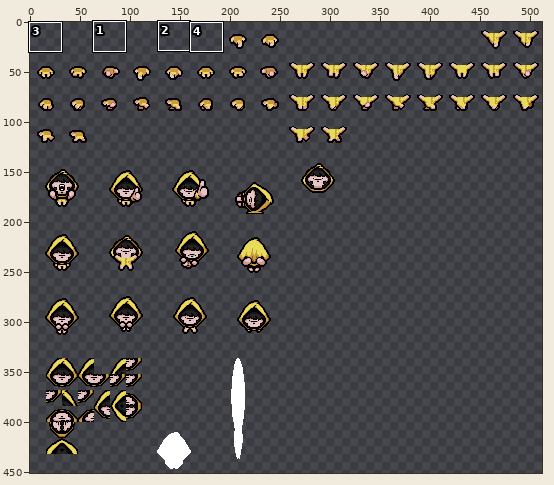
Two states of a sprite sheet, resources/gfx/characters/costumes/character_six.png. Above: a wide view before the commit, with the close-up outlined.
Close-up. Earlier state:
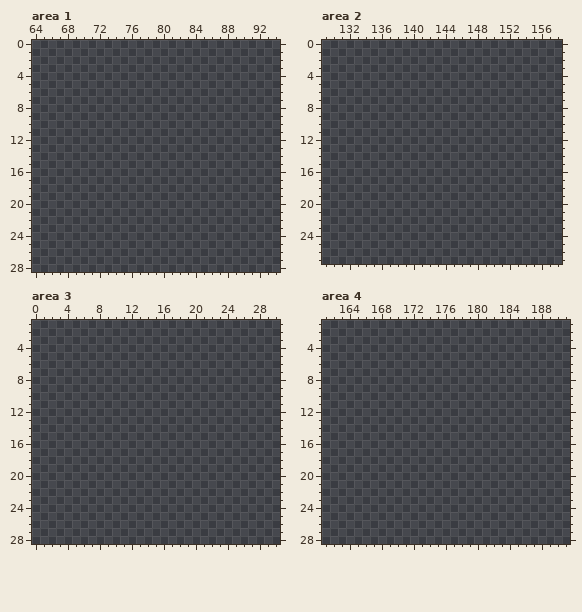
The file is 512x512 pixels. Colours within 5 levels of each other are drawn and written as one. Shown: area 1: x 64..94, y 0..28; area 2: x 129..158, y 0..27; area 3: x 0..30, y 1..28; area 4: x 161..191, y 1..28. The wide view leaves out empty margins. The commit also changed other parts of the picture, which this record leaves out.
Palette (. is transparent): 
And afterwards:
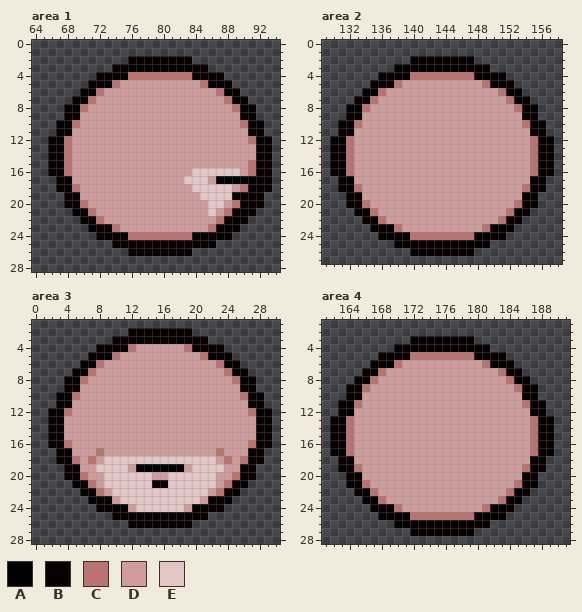
Colours new in this view: A #000000  B #080000  C #b97371  D #cf9c9b  E #e3c6c5
The edit:
Changed rows in their new state; - is an unchanged pixel.
Area 1:
first column x 66:
 2 ----------BBBBBBBB----------
 3 --------BBBBBBBBBBBB--------
 4 ------BBBBCCCCCCCCBBBB------
 5 -----BBBCDDDDDDDDDDCBBB-----
 6 ----BBCDDDDDDDDDDDDDDCBB----
 7 ---BBCDDDDDDDDDDDDDDDDCBB---
 8 --BBCDDDDDDDDDDDDDDDDDDCBB--
 9 --BBDDDDDDDDDDDDDDDDDDDDBB--
10 -BBCDDDDDDDDDDDDDDDDDDDDCBB-
11 -BBDDDDDDDDDDDDDDDDDDDDDDBB-
12 BBCDDDDDDDDDDDDDDDDDDDDDDCBB
13 BBCDDDDDDDDDDDDDDDDDDDDDDDBB
14 BBCDDDDDDDDDDDDDDDDDDDDDDDBB
15 BBCDDDDDDDDDDDDDDDDDDDDDDCBB
16 BBCDDDDDDDDDDDDDDDEEEEEEDCBB
17 -BBDDDDDDDDDDDDDDEEEDAAAAABB
18 -BBCDDDDDDDDDDDDDDEEEEEDCBBB
19 --BBDDDDDDDDDDDDDDDEEEEBBBB-
20 --BBCDDDDDDDDDDDDDDDEEDCBBB-
21 ---BBCDDDDDDDDDDDDDDEDCBBB--
22 ----BBCDDDDDDDDDDDDDDCBBB---
23 -----BBBCDDDDDDDDDDDCBBB----
24 ------BBBBCCCCCCCCBBBBB-----
25 --------BBBBBBBBBBBBB-------
26 ----------BBBBBBBB----------
Area 2:
first column x 130:
 2 ----------BBBBBBBB----------
 3 --------BBBBBBBBBBBB--------
 4 ------BBBBCCCCCCCCBBBB------
 5 -----BBBCDDDDDDDDDDCBBB-----
 6 ----BBCDDDDDDDDDDDDDDCBB----
 7 ---BBCDDDDDDDDDDDDDDDDCBB---
 8 --BBCDDDDDDDDDDDDDDDDDDCBB--
 9 --BBDDDDDDDDDDDDDDDDDDDDBB--
10 -BBCDDDDDDDDDDDDDDDDDDDDCBB-
11 -BBDDDDDDDDDDDDDDDDDDDDDDBB-
12 BBCDDDDDDDDDDDDDDDDDDDDDDCBB
13 BBCDDDDDDDDDDDDDDDDDDDDDDCBB
14 BBCDDDDDDDDDDDDDDDDDDDDDDCBB
15 BBCDDDDDDDDDDDDDDDDDDDDDDCBB
16 BBCDDDDDDDDDDDDDDDDDDDDDDCBB
17 -BBDDDDDDDDDDDDDDDDDDDDDDBB-
18 -BBCDDDDDDDDDDDDDDDDDDDDCBB-
19 --BBDDDDDDDDDDDDDDDDDDDDBB--
20 --BBCDDDDDDDDDDDDDDDDDDCBB--
21 ---BBCDDDDDDDDDDDDDDDDCBB---
22 ----BBCDDDDDDDDDDDDDDCBB----
23 -----BBBCDDDDDDDDDDCBBB-----
24 ------BBBBCCCCCCCCBBBB------
25 --------BBBBBBBBBBBB--------
26 ----------BBBBBBBB----------
Area 3:
first column x 2:
 2 ----------BBBBBBBB----------
 3 --------BBBBBBBBBBBB--------
 4 ------BBBBCDDDDDDCBBBB------
 5 -----BBBCDDDDDDDDDDCBBB-----
 6 ----BBCDDDDDDDDDDDDDDCBB----
 7 ---BBCDDDDDDDDDDDDDDDDCBB---
 8 --BBCDDDDDDDDDDDDDDDDDDCBB--
 9 --BBDDDDDDDDDDDDDDDDDDDDBB--
10 -BBCDDDDDDDDDDDDDDDDDDDDCBB-
11 -BBDDDDDDDDDDDDDDDDDDDDDDBB-
12 BBCDDDDDDDDDDDDDDDDDDDDDDCBB
13 BBDDDDDDDDDDDDDDDDDDDDDDDDBB
14 BBDDDDDDDDDDDDDDDDDDDDDDDDBB
15 BBDDDDDDDDDDDDDDDDDDDDDDDDBB
16 BBCDDDDDDDDDDDDDDDDDDDDDDCBB
17 -BBDDDCDDDDDDDDDDDDDDCDDDBB-
18 -BBCDCDEEEEEEEEEEEEEEDCDCBB-
19 --BBDDEEEEDAAAAAADEEEEDDBB--
20 --BBCDDEEEEEEDDEEEEEEDDCBB--
21 ---BBCDEEEEEEAAEEEEEEDCBB---
22 ----BBCDEEEEEEEEEEEEDCBB----
23 -----BBBDEEEEEEEEEEDBBB-----
24 ------BBBBDEEEEEEDBBBB------
25 --------BBBBBBBBBBBB--------
26 ----------BBBBBBBB----------
Area 4:
first column x 162:
 3 ----------BBBBBBBB----------
 4 --------BBBBBBBBBBBB--------
 5 ------BBBBCCCCCCCCBBBB------
 6 -----BBBCDDDDDDDDDDCBBB-----
 7 ----BBCDDDDDDDDDDDDDDCBB----
 8 ---BBCDDDDDDDDDDDDDDDDCBB---
 9 --BBCDDDDDDDDDDDDDDDDDDCBB--
10 --BBDDDDDDDDDDDDDDDDDDDDBB--
11 -BBCDDDDDDDDDDDDDDDDDDDDCBB-
12 -BBDDDDDDDDDDDDDDDDDDDDDDBB-
13 BBCDDDDDDDDDDDDDDDDDDDDDDCBB
14 BBCDDDDDDDDDDDDDDDDDDDDDDCBB
15 BBCDDDDDDDDDDDDDDDDDDDDDDCBB
16 BBCDDDDDDDDDDDDDDDDDDDDDDCBB
17 BBCDDDDDDDDDDDDDDDDDDDDDDCBB
18 -BBDDDDDDDDDDDDDDDDDDDDDDBB-
19 -BBCDDDDDDDDDDDDDDDDDDDDCBB-
20 --BBDDDDDDDDDDDDDDDDDDDDBB--
21 --BBCDDDDDDDDDDDDDDDDDDCBB--
22 ---BBCDDDDDDDDDDDDDDDDCBB---
23 ----BBCDDDDDDDDDDDDDDCBB----
24 -----BBBCDDDDDDDDDDCBBB-----
25 ------BBBBCCCCCCCCBBBB------
26 --------BBBBBBBBBBBB--------
27 ----------BBBBBBBB----------
Where, in picture pixels (left, top, right, bottom), the same in both close-ups:
added: (48, 56, 272, 256)
added: (330, 56, 554, 256)
added: (48, 328, 272, 528)
added: (330, 336, 554, 536)
